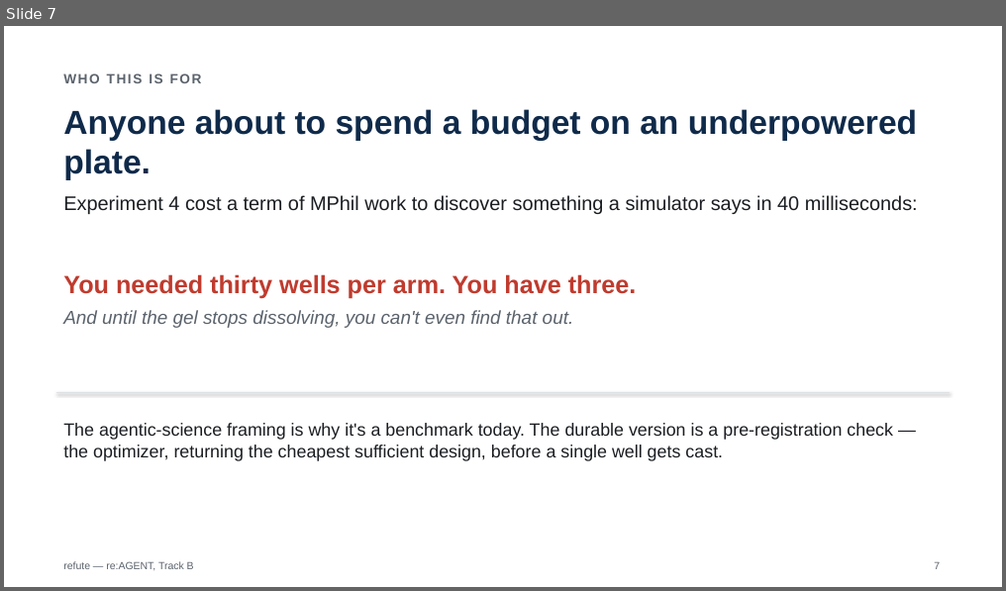
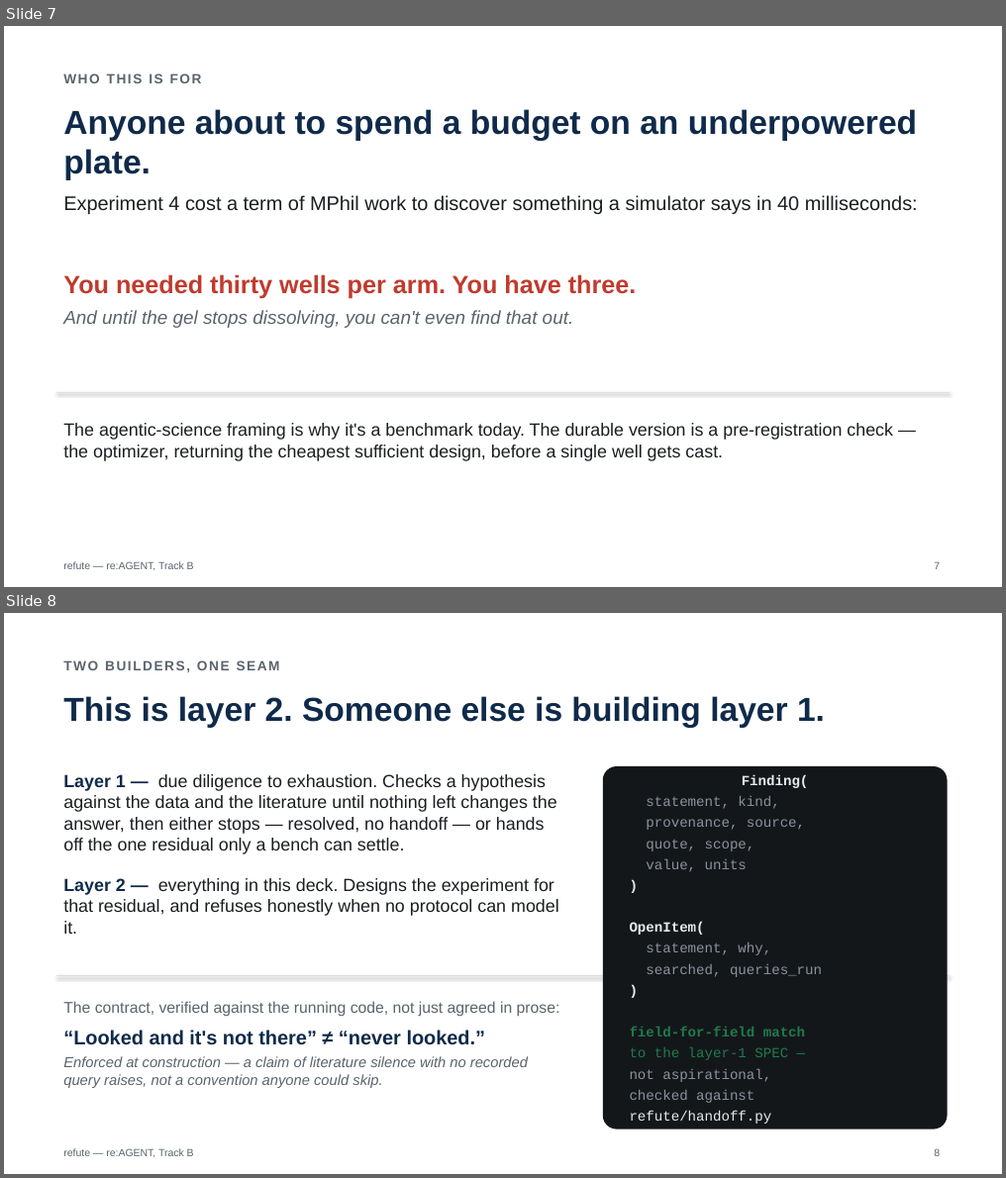
Before and after one commit to yashs03-hub/refute, a slide deck: talks/reagent_judging_5min.pptx. Shown one above the other, each under a label of ours: slide 7 before the commit, slides 7 and 8 after it. The pictures are 1006x591 and 1006x1178 pixels, drawn with LibreOffice and Linux fonts; fonts in the diff are those of the drawing. Boxes give left, top, right and bottom in pixels: in the first picture for what was removed or moved away, otherwise in the second. Text is boxed around its words. In the diff, an @@ line names an element or a change of style, - is before the commit and + after.

```diff
--- a/talks/reagent_judging_5min.pptx
+++ b/talks/reagent_judging_5min.pptx
@@ slide 8 added at [4,613,1002,1174], background #FFFFFF @@
@@ text added at [63,661,280,672], 13 pt, text #5B636C, bold @@
+TWO BUILDERS, ONE SEAM
@@ text added at [63,696,825,728], 32 pt, text #0F2A4A, bold @@
+This is layer 2. Someone else is building layer 1.
@@ text added at [63,774,559,934], 17 pt, text #1A1D21 @@
+Layer 1 — due diligence to exhaustion. Checks a hypothesis against the data and the literature until nothing left changes the answer, then either stops — resolved, no handoff — or hands off the one residual only a bench can settle.
+Layer 2 — everything in this deck. Designs the experiment for that residual, and refuses honestly when no protocol can model it.
@@ rounded rectangle added at [603,766,947,1130], fill #14171A, 13.5 pt, text #8A929C @@
+Finding(
+statement, kind,
+provenance, source,
+quote, scope,
+value, units
+)
+OpenItem(
+statement, why,
+searched, queries_run
+)
+field-for-field match
+to the layer-1 SPEC —
+not aspirational,
+checked against
+refute/handoff.py
@@ line added from (56, 976) to (949, 976), #DDE1E5 1 pt @@
@@ text added at [63,1001,560,1088], 14 pt, text #5B636C, italic @@
+The contract, verified against the running code, not just agreed in prose:
+“Looked and it's not there” ≠ “never looked.”
+Enforced at construction — a claim of literature silence with no recorded query raises, not a convention anyone could skip.
@@ text added at [63,1149,194,1157], 10 pt, text #5B636C @@
+refute — re:AGENT, Track B
@@ text added at [934,1150,940,1157], 10 pt, text #5B636C @@
+8
```
Also in this commit, not shown: 1 slide changed, 1 other file.
